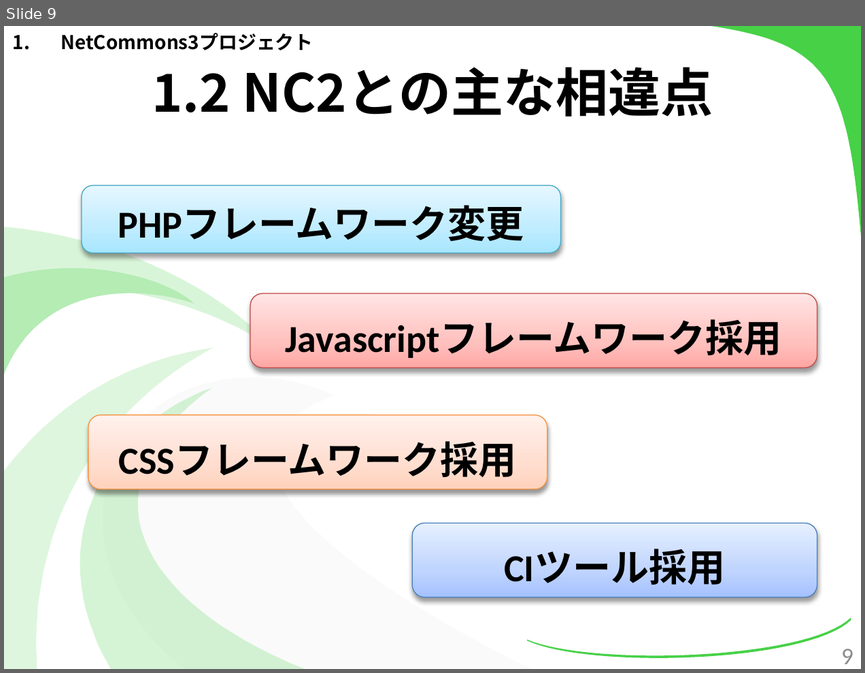
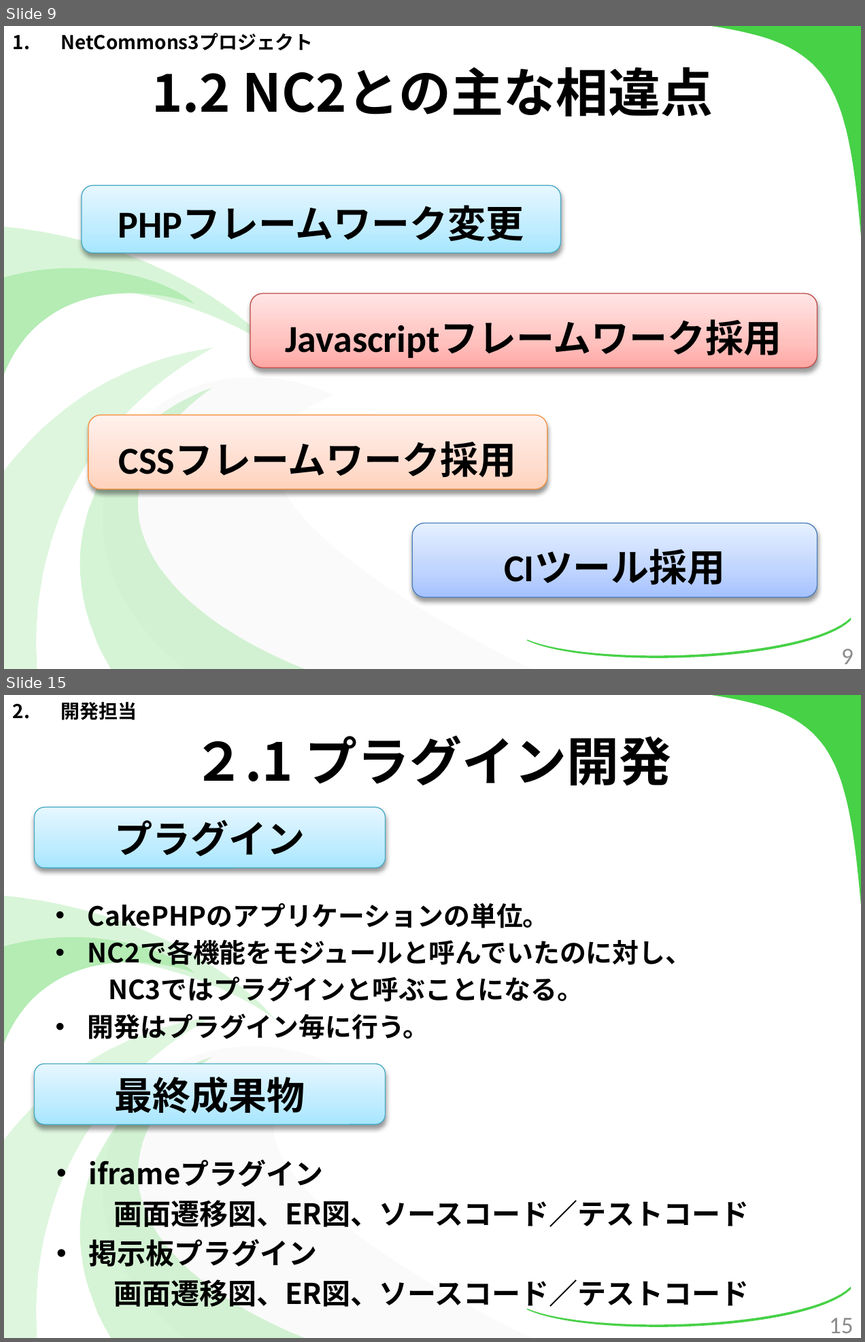
Before and after one commit to kotaro0717/Report-Management, a slide deck: PowerPoint/report_hokada.pptx. Shown one above the other, each under a label of ours: slide 9 before the commit, slides 9 and 15 after it; the slides between them are not shown. The pictures are 865x673 and 865x1342 pixels, drawn with LibreOffice and Linux fonts; fonts in the diff are those of the drawing. Boxes give left, top, right and bottom in pixels: in the first picture for what was removed or moved away, otherwise in the second. Text is boxed around its words. In the diff, an @@ line names an element or a change of style, - is before the commit and + after.

```diff
--- a/PowerPoint/report_hokada.pptx
+++ b/PowerPoint/report_hokada.pptx
@@ slide 15 added at (x1=4, y1=695, x2=861, y2=1338), background #FFFFFF; not listed: 7 template elements that a slide beside it also shows @@
@@ text added at (x1=60, y1=702, x2=137, y2=720), 16 pt, text #000000, bold @@
+2. 開発担当
@@ title added at (x1=193, y1=735, x2=672, y2=785), 44 pt, text #000000, bold @@
+２.1 プラグイン開発
@@ rounded rectangle added at (x1=34, y1=807, x2=384, y2=868), fill gradient #A7E6FF to #C1EDFF to #E7F8FF, outline #46AAC5 0.75 pt, 32 pt, text #000000, bold @@
+プラグイン
@@ text added at (x1=88, y1=903, x2=691, y2=1039), 22.2 pt, text #000000, bold @@
+• CakePHPのアプリケーションの単位。
+• NC2で各機能をモジュールと呼んでいたのに対し、
+NC3ではプラグインと呼ぶことになる。
+• 開発はプラグイン毎に行う。
@@ rounded rectangle added at (x1=34, y1=1064, x2=384, y2=1124), fill gradient #A7E6FF to #C1EDFF to #E7F8FF, outline #46AAC5 0.75 pt, 32 pt, text #000000, bold @@
+最終成果物
@@ text added at (x1=88, y1=1159, x2=749, y2=1311), 24 pt, text #000000, bold @@
+• iframeプラグイン
+画面遷移図、ER図、ソースコード／テストコード
+• 掲示板プラグイン
+画面遷移図、ER図、ソースコード／テストコード
@@ page number added at (x1=829, y1=1317, x2=853, y2=1333), 20 pt, text #8C8C8C @@
+15
```
Also in this commit, not shown: 6 slides changed, 17 other slides added, 3 slides removed, 1 other file.
